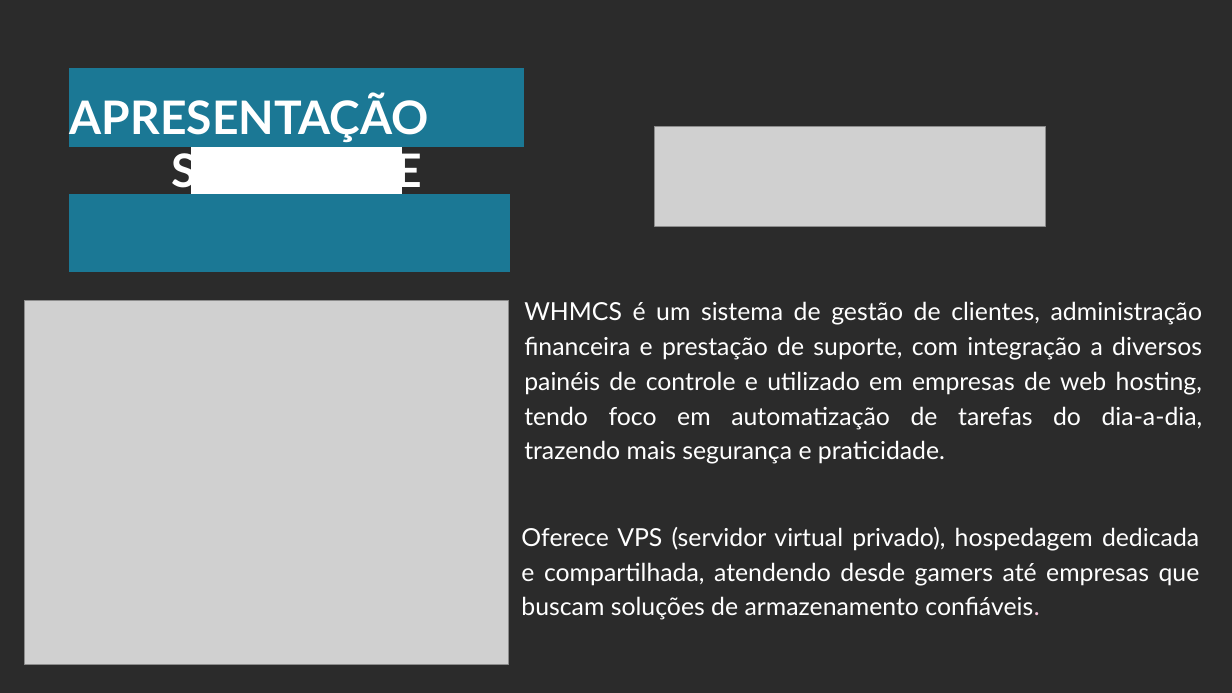
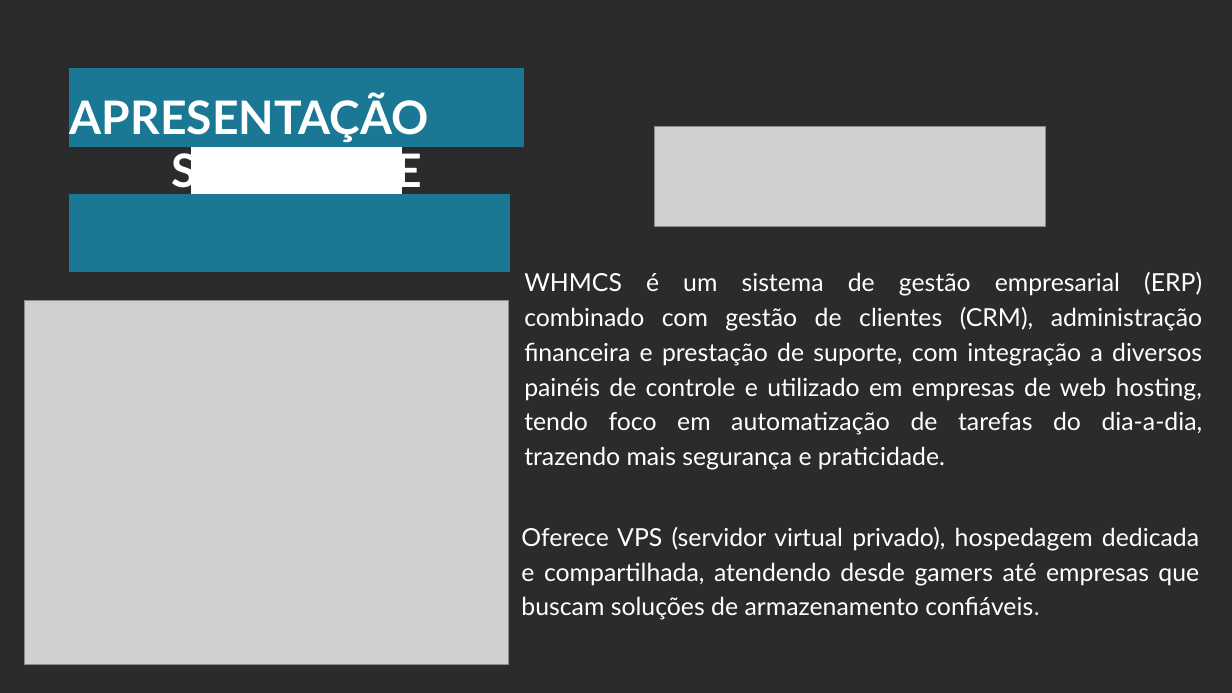
Before and after one commit to brlpdiniz/sistemas-informacoes-gerenciais, a slide deck: slide 3 of EDs/1ºBimestre/Apresentação de projetos animada moderna preto rosa e cinza.odp. Drawn at 1232x693 pixels with LibreOffice and Linux fonts; fonts in the diff are those of the drawing; grey boxes stand for pictures; background and template pictures are left out; a plain dark background stands for a picture behind light text. Boxes give left, top, right and bottom in pixels: in the first picture for what was removed or moved away, otherwise in the second. Text is boxed around its words. In the diff, an @@ line names an element or a change of style, - is before the commit and + after.

Commit message:
feat: ED 1

```diff
--- a/EDs/1ºBimestre/Apresentação de projetos animada moderna preto rosa e cinza.odp
+++ b/EDs/1ºBimestre/Apresentação de projetos animada moderna preto rosa e cinza.odp
@@ text at bbox=[524, 272, 1203, 470]: text changed @@
-WHMCS é um sistema de gestão de clientes, administração financeira e prestação de suporte, com integração a diversos painéis de controle e utilizado em empresas de web hosting, tendo foco em automatização de tarefas do dia-a-dia, trazendo mais segurança e praticidade.
+WHMCS é um sistema de gestão empresarial (ERP) combinado com gestão de clientes (CRM), administração financeira e prestação de suporte, com integração a diversos painéis de controle e utilizado em empresas de web hosting, tendo foco em automatização de tarefas do dia-a-dia, trazendo mais segurança e praticidade.
```
Also in this commit, not shown: 5 other slides changed.
